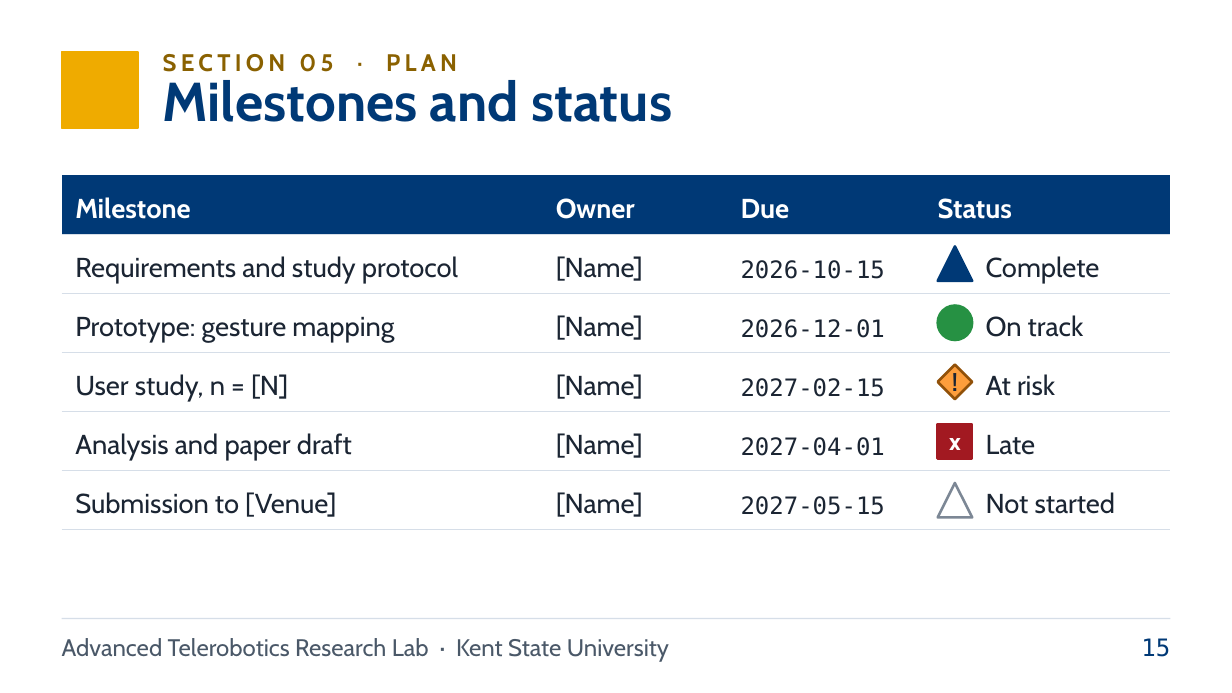
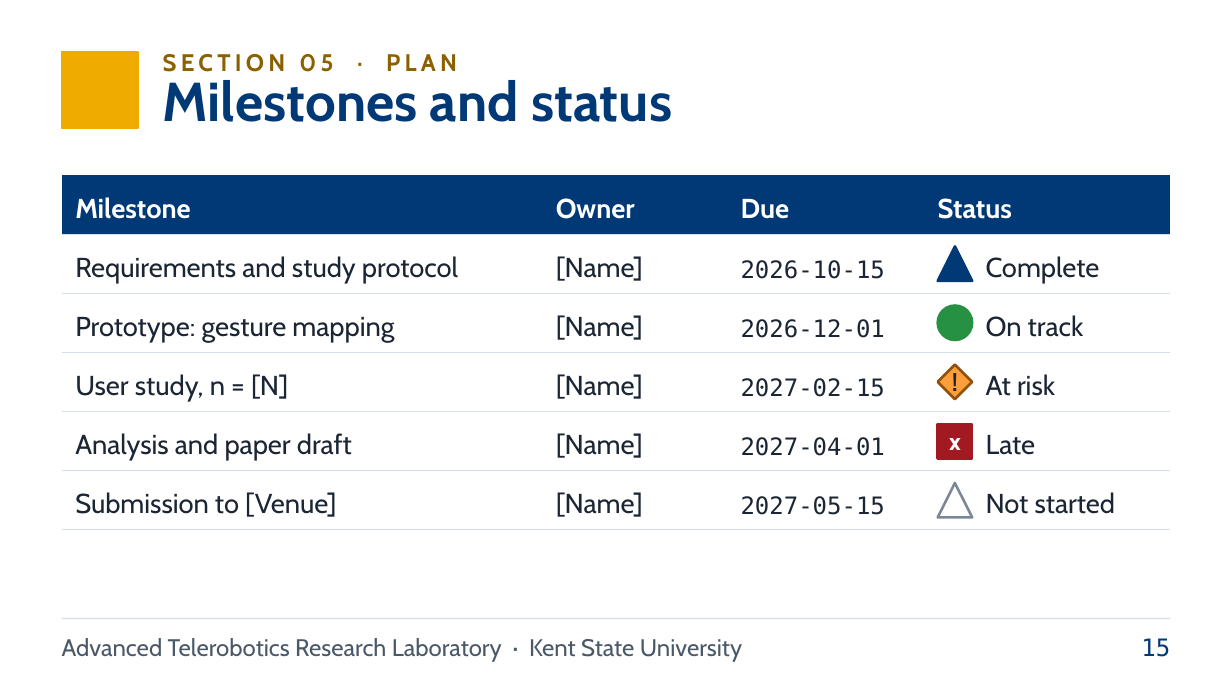
Before and after one commit to ATR-Lab/atr-lab-design-skill, a slide deck: slide 15 of atr-lab-design/assets/templates/ATR-Presentation-Template.pptx. Drawn at 1232x693 pixels with LibreOffice and Linux fonts; fonts in the diff are those of the drawing; background and template pictures are left out. Boxes give left, top, right and bottom in pixels: in the first picture for what was removed or moved away, otherwise in the second. Text is boxed around its words. In the diff, an @@ line names an element or a change of style, - is before the commit and + after.

```diff
--- a/atr-lab-design/assets/templates/ATR-Presentation-Template.pptx
+++ b/atr-lab-design/assets/templates/ATR-Presentation-Template.pptx
@@ text at [62,638,742,662]: text changed @@
-Advanced Telerobotics Research Lab · Kent State University
+Advanced Telerobotics Research Laboratory · Kent State University
```
Also in this commit, not shown: 17 other slides changed, 57 other files.
